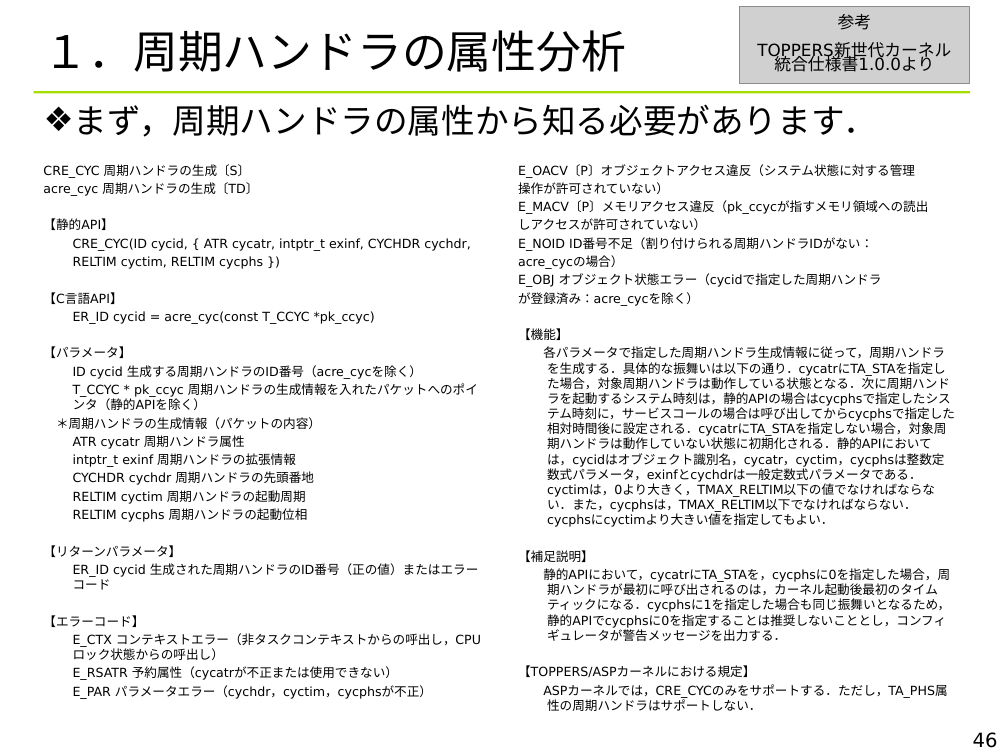
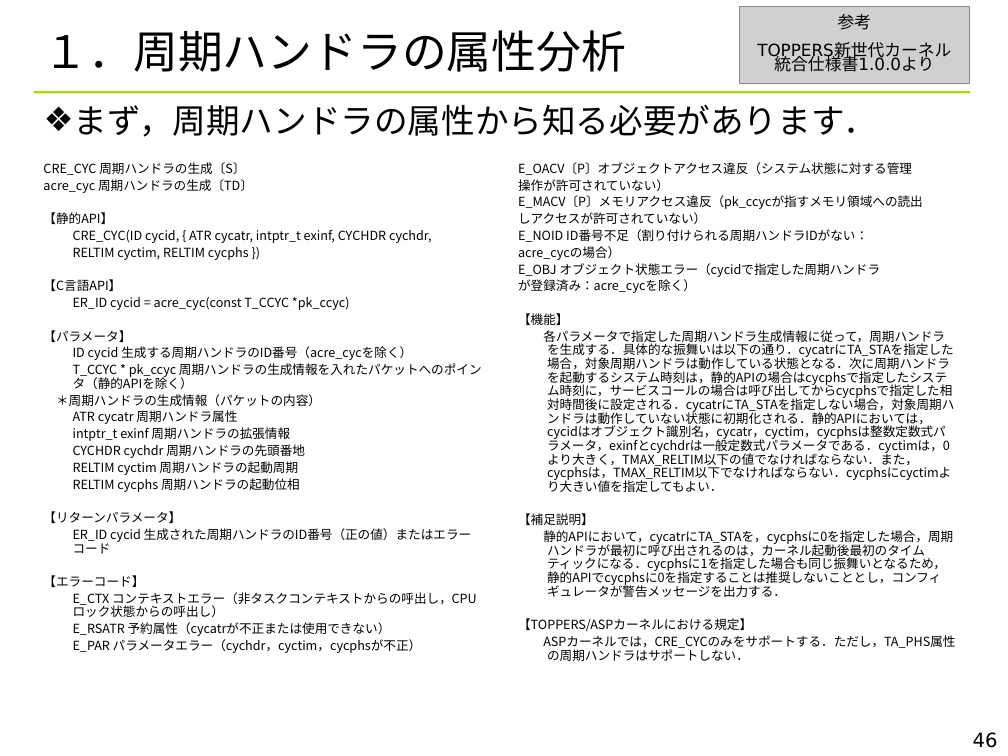
Before and after one commit to YixiaoLi/tlv4mc, a slide deck: slide 46 of doc/TLV_visualize_rules.ppt. Drawn at 1008x756 pixels with LibreOffice and Linux fonts; fonts in the diff are those of the drawing; grey boxes stand for pictures; background and template pictures are left out. Boxes give left, top, right and bottom in pixels: in the first picture for what was removed or moved away, otherwise in the second. Text is boxed around its words. In the diff, an @@ line names an element or a change of style, - is before the commit and + after.

```diff
--- a/doc/TLV_visualize_rules.ppt
+++ b/doc/TLV_visualize_rules.ppt
@@ text "CRE_CYC 周期ハンドラの生成〔S〕" at (x1=43, y1=162, x2=482, y2=653): font DejaVu Sans to Noto Sans CJK JP; line spacing 1 to 0.9 @@
@@ text "E_OACV〔P〕オブジェクトアクセス違反（システム状態に対する管理" at (x1=518, y1=162, x2=955, y2=650): font DejaVu Sans to Noto Sans CJK JP; line spacing 1 to 0.9 @@
```
Also in this commit, not shown: 16 other slides changed, 1 other file.
